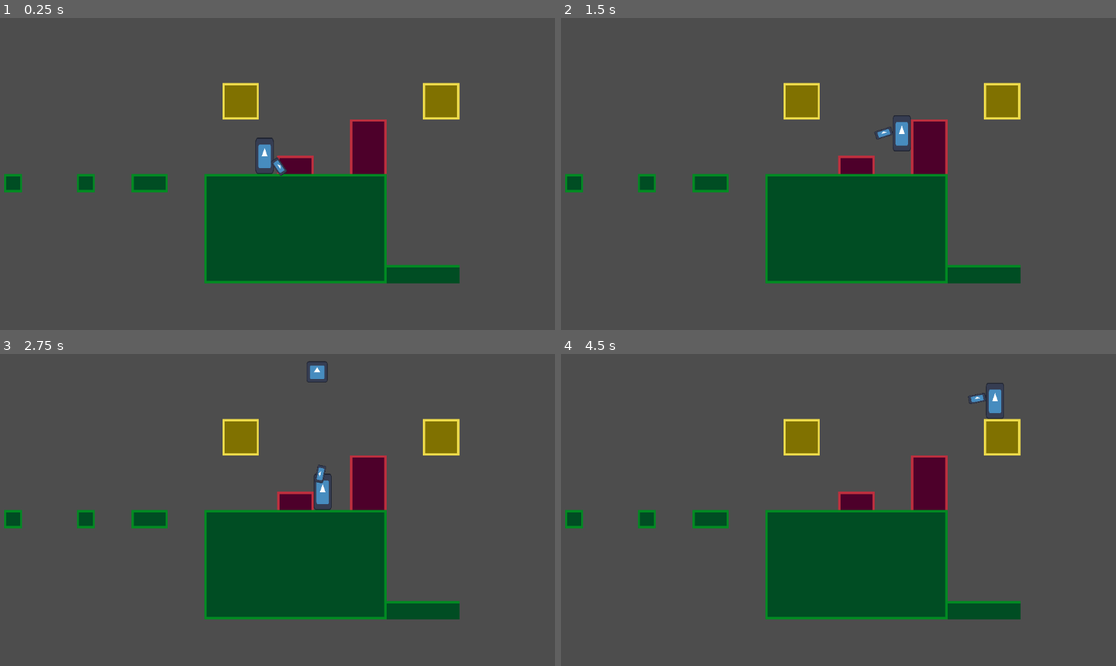
Above: before the commit, frames 1-4 (two rows, left to right).
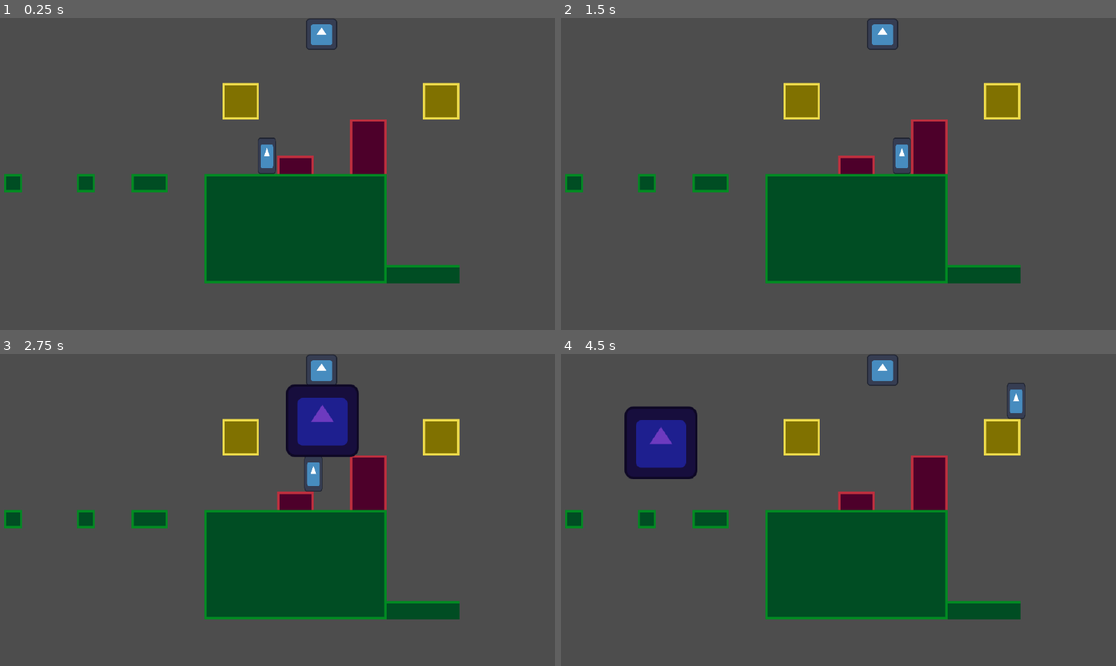
Above: after the commit, the same moments.

Repository: ygda-org/studio1
Game: Godot game, scene res://testing_area.tscn
Same seed, same stepped clock (60 frames per second), same inputs: the game is played once before the commit and once after it. This scene is started directly instead of the project's main scene. The engine's default icon, where the game draws it, is replaced by a stand-in: a white triangle on a blue panel in a dark square.
Inputs (mouse positions are in pixels of both pictures, inside the frame that each line leads up to):
- Up to frame 1 (0.25 s): no input
- Up to frame 2 (1.5 s): tap Enter at 0.5 s; move the mouse to (960, 158) at 0.52 s; hold D (move_right) from 0.53 s (still down); click (960, 158) at 0.6 s; tap Space (jump) at 0.77 s; move the mouse to (727, 189) at 1.27 s; click (727, 189) at 1.35 s
- Up to frame 3 (2.75 s): tap Space (jump) at 1.52 s; move the mouse to (333, 441) at 2.02 s; release D (move_right) at 2.03 s; hold A (move_left) from 2.03 s (still down); right-click (333, 441) at 2.1 s; click (333, 441) at 2.3 s
- Up to frame 4 (4.5 s): move the mouse to (810, 572) at 2.77 s; release A (move_left) at 2.78 s; hold D (move_right) 2.78-4.28 s; click (810, 572) at 2.85 s; tap Space (jump) at 3.02, 3.77 s; move the mouse to (1005, 556) at 3.52 s; click (1005, 556) at 3.6 s; move the mouse to (672, 463) at 4.27 s; hold A (move_left) from 4.28 s (still down); right-click (672, 463) at 4.35 s

The runs differ from the first frame. In frame 1, 0.6% of the frame differs, in the area x 45-61%, y 0-51%; in frame 2, 0.8%; in frame 3, 3.7%; in frame 4, 3.9%, in the area x 11-84%, y 0-41%.

Commit message:
I felt like giving gravity mage the throw power so I did lol

Diff:
--- /dev/null
+++ b/game/main/GameState.gd
@@ -0,0 +1,5 @@
+extends Node
+
+var gravity_mage
+var shotgun_mage
+var ninja_mage
--- a/game/players/base_player.gd
+++ b/game/players/base_player.gd
@@ -15,7 +15,10 @@
 var movement_locked = false
 var gravity_locked = false
 
+var mouse_position: Vector2 # for syncing up stuffs
+
 func _physics_process(delta):
+	mouse_position = get_global_mouse_position()
 	if not movement_locked:
 		movement(delta)
 
--- /dev/null
+++ b/game/players/gravity_mage/gravity_grabbable.gd
@@ -0,0 +1,33 @@
+extends Area2D
+
+# area is area for which it can be grabbed
+# to be added as child of body
+
+var mouse_selected = false
+var grabbed = false
+
+@export var follow_speed: float = 4.0
+@export var max_speed: float = 400.0
+
+
+func _process(delta):
+	if GameState.gravity_mage:
+		GameState.gravity_mage.connect("gravity_attempt_grab", grab)
+		GameState.gravity_mage.connect("gravity_release", release)
+	if grabbed and GameState.gravity_mage:
+		get_parent().velocity += get_parent().global_position.direction_to(GameState.gravity_mage.get_node("BasePlayer").mouse_position) * follow_speed * abs(GameState.gravity_mage.get_node("BasePlayer").mouse_position-get_parent().global_position) * delta
+		if abs(get_parent().velocity.length()) > max_speed:
+			get_parent().velocity = get_parent().velocity.normalized() * max_speed
+
+func grab():
+	if mouse_selected:
+		grabbed = true
+
+func release():
+	grabbed = false
+
+func _on_mouse_entered():
+	mouse_selected = true
+
+func _on_mouse_exited():
+	mouse_selected = false
--- /dev/null
+++ b/game/players/gravity_mage/gravity_grabbable.tscn
@@ -0,0 +1,9 @@
+[gd_scene load_steps=2 format=3 uid="uid://ccpgefu8h6had"]
+
+[ext_resource type="Script" uid="uid://73o0ffn5l4tw" path="res://players/gravity_mage/gravity_grabbable.gd" id="1_xmqp5"]
+
+[node name="GravityGrabbable" type="Area2D"]
+script = ExtResource("1_xmqp5")
+
+[connection signal="mouse_entered" from="." to="." method="_on_mouse_entered"]
+[connection signal="mouse_exited" from="." to="." method="_on_mouse_exited"]
--- a/game/players/gravity_mage/gravity_mage.gd
+++ b/game/players/gravity_mage/gravity_mage.gd
@@ -2,6 +2,12 @@
 
 var mouse_pos1
 var mouse_pos2
+
+signal gravity_attempt_grab
+signal gravity_release
+
+func _ready():
+	GameState.gravity_mage = self
 
 func _process(delta):
 	if Input.is_action_just_pressed("right_click"):
@@ -12,3 +18,7 @@
 		beble.position = mouse_pos1
 		beble.set_vector((mouse_pos2-mouse_pos1).normalized())
 		add_child(beble)
+	if Input.is_action_just_pressed("left_click"):
+		gravity_attempt_grab.emit()
+	if Input.is_action_just_released("left_click"):
+		gravity_release.emit()
--- a/game/players/shotgun_mage/shotgun_mage.gd
+++ b/game/players/shotgun_mage/shotgun_mage.gd
@@ -8,6 +8,9 @@
 
 var can_shoot = true
 var can_shoot_big = true
+
+func _ready():
+	GameState.shotgun_mage = self
 
 func _process(delta):
 	if get_global_mouse_position().x > $BasePlayer.global_position.x:
--- a/game/project.godot
+++ b/game/project.godot
@@ -14,6 +14,10 @@
 run/main_scene="uid://buaq673iyr04d"
 config/features=PackedStringArray("4.5", "GL Compatibility")
 config/icon="res://assets/icon.svg"
+
+[autoload]
+
+GameState="*res://main/GameState.gd"
 
 [input]
 
--- /dev/null
+++ b/game/test_gravity_mage_grab.gd
@@ -0,0 +1,4 @@
+extends CharacterBody2D
+
+func _physics_process(delta):
+	move_and_slide()
--- /dev/null
+++ b/game/test_gravity_mage_grab.tscn
@@ -0,0 +1,26 @@
+[gd_scene load_steps=6 format=3 uid="uid://dq6lrdnm62wfc"]
+
+[ext_resource type="Script" uid="uid://tupwuys770mg" path="res://test_gravity_mage_grab.gd" id="1_oj8b6"]
+[ext_resource type="Texture2D" uid="uid://cmsunywnrf3cr" path="res://assets/icon.svg" id="1_t025x"]
+[ext_resource type="PackedScene" uid="uid://ccpgefu8h6had" path="res://players/gravity_mage/gravity_grabbable.tscn" id="2_oj8b6"]
+
+[sub_resource type="RectangleShape2D" id="RectangleShape2D_jchvp"]
+size = Vector2(26, 26)
+
+[sub_resource type="RectangleShape2D" id="RectangleShape2D_aqf51"]
+size = Vector2(34, 34)
+
+[node name="TestGravityMageGrab" type="CharacterBody2D"]
+script = ExtResource("1_oj8b6")
+
+[node name="CollisionShape2D" type="CollisionShape2D" parent="."]
+shape = SubResource("RectangleShape2D_jchvp")
+
+[node name="Sprite2D" type="Sprite2D" parent="."]
+scale = Vector2(0.215, 0.215)
+texture = ExtResource("1_t025x")
+
+[node name="GravityGrabbable" parent="." instance=ExtResource("2_oj8b6")]
+
+[node name="CollisionShape2D" type="CollisionShape2D" parent="GravityGrabbable"]
+shape = SubResource("RectangleShape2D_aqf51")
--- a/game/testing_area.tscn
+++ b/game/testing_area.tscn
@@ -1,7 +1,8 @@
-[gd_scene load_steps=3 format=4 uid="uid://cjthmd35iu6r8"]
+[gd_scene load_steps=4 format=4 uid="uid://cjthmd35iu6r8"]
 
 [ext_resource type="TileSet" uid="uid://d0icherg27d7h" path="res://assets/testing_tileset.tres" id="1_tyg3f"]
-[ext_resource type="PackedScene" uid="uid://c3yx6fq1qrhfd" path="res://players/shotgun_mage/shotgun_mage.tscn" id="2_ue743"]
+[ext_resource type="PackedScene" uid="uid://byl55cel8luie" path="res://players/gravity_mage/gravity_mage.tscn" id="2_ue743"]
+[ext_resource type="PackedScene" uid="uid://dq6lrdnm62wfc" path="res://test_gravity_mage_grab.tscn" id="3_cn3b6"]
 
 [node name="TestingArea" type="Node2D"]
 
@@ -12,5 +13,8 @@
 [node name="Camera2D" type="Camera2D" parent="."]
 zoom = Vector2(2.36, 2.36)
 
-[node name="ShotgunMage" parent="." instance=ExtResource("2_ue743")]
-position = Vector2(-11, -17)
+[node name="TestGravityMageGrab" parent="." instance=ExtResource("3_cn3b6")]
+position = Vector2(39, -123)
+
+[node name="GravityMage" parent="." instance=ExtResource("2_ue743")]
+position = Vector2(-9, -18)
Not shown, added: game/main/GameState.gd.uid
Not shown, added: game/players/gravity_mage/gravity_grabbable.gd.uid
Not shown, added: game/test_gravity_mage_grab.gd.uid
